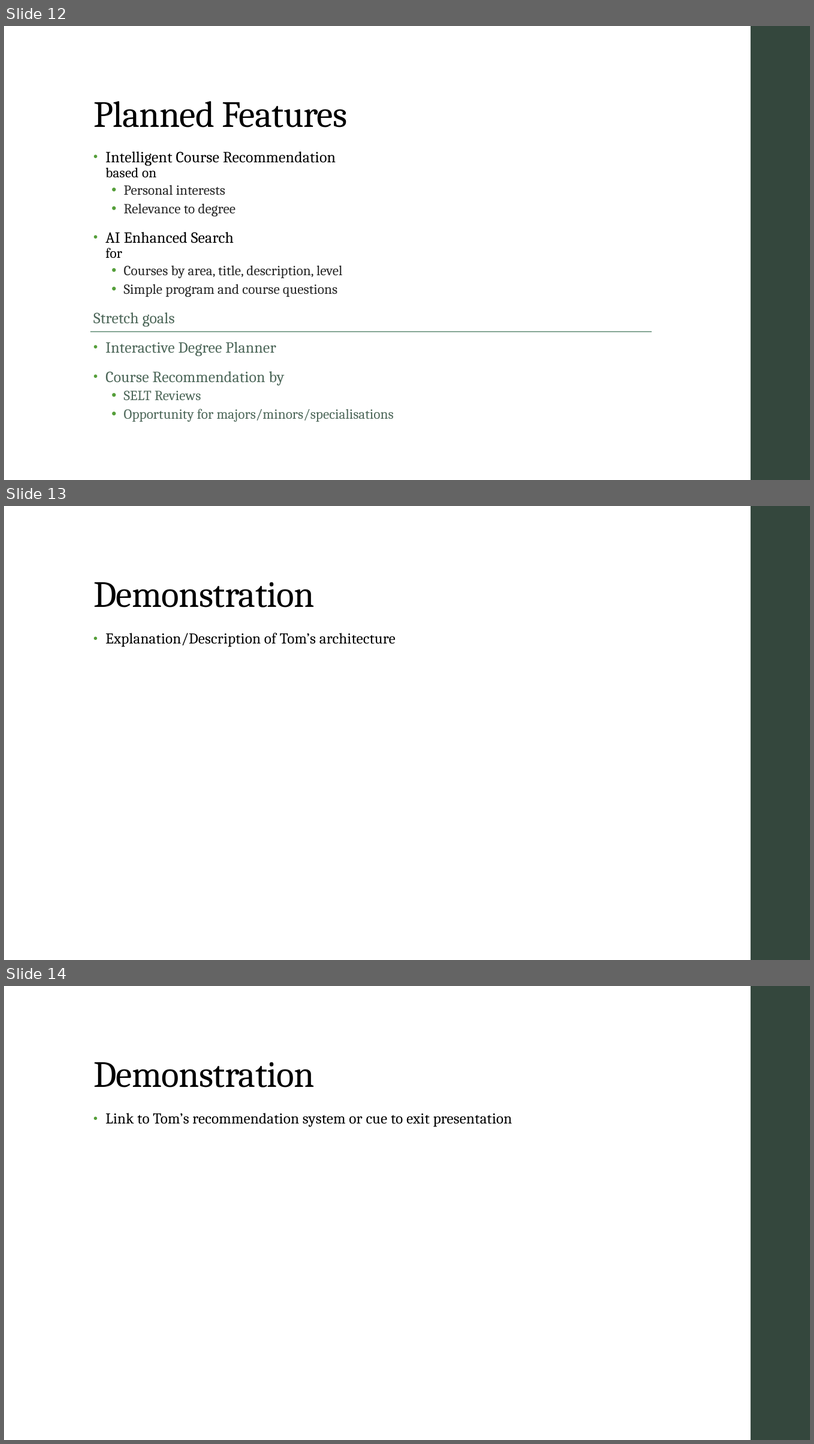
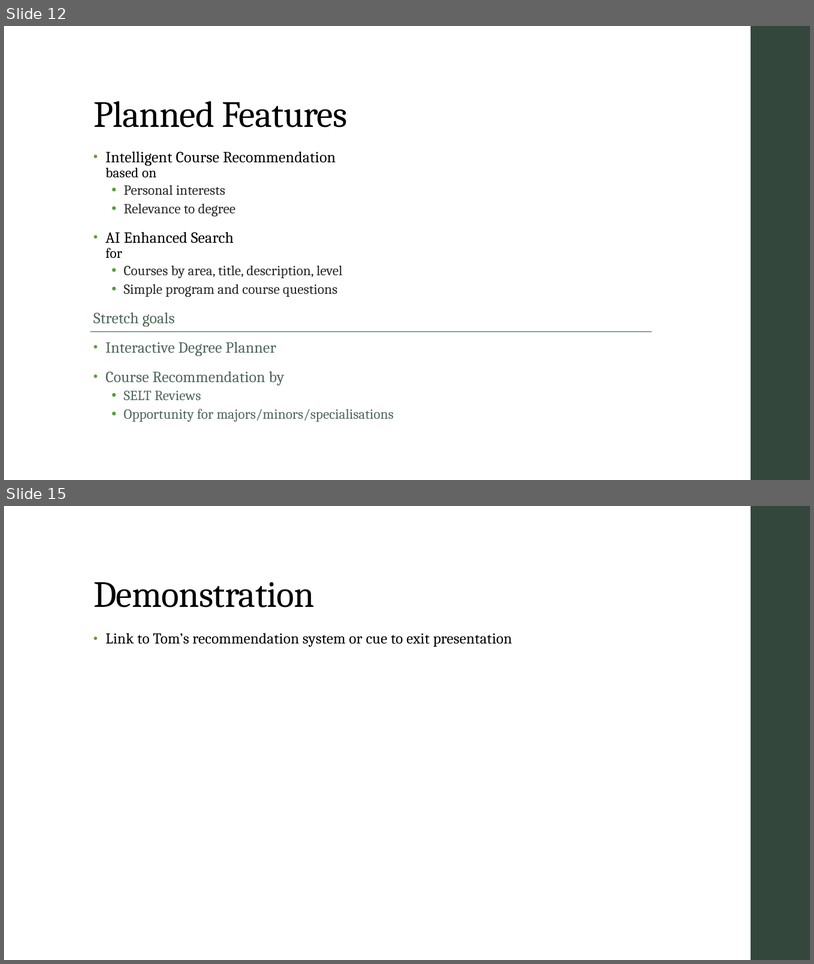
Before and after one commit to AICourseSelection/courseai, a slide deck: Documentation/Audit_2/Powerpoint/Audit_Presentation.pptx. Shown one above the other, each under a label of ours: slides 12, 13 and 14 before the commit, slides 12 and 15 after it; the slides between them are not shown. The pictures are 814x1444 and 814x964 pixels, drawn with LibreOffice and Linux fonts; fonts in the diff are those of the drawing. Boxes give left, top, right and bottom in pixels: in the first picture for what was removed or moved away, otherwise in the second. Text is boxed around its words. In the diff, an @@ line names an element or a change of style, - is before the commit and + after.

```diff
--- a/Documentation/Audit_2/Powerpoint/Audit_Presentation.pptx
+++ b/Documentation/Audit_2/Powerpoint/Audit_Presentation.pptx
@@ slide 13 removed at [4,506,810,960], background #FFFFFF; not listed: 1 template element that a slide beside it also shows @@
@@ title removed at [93,582,315,607] @@
-Demonstration
@@ text removed at [105,633,396,647] @@
-• Explanation/Description of Tom’s architecture
@@ what was slide 14 is now slide 15 @@
```
Also in this commit, not shown: 1 slide changed, 2 slides added, 1 other file.
